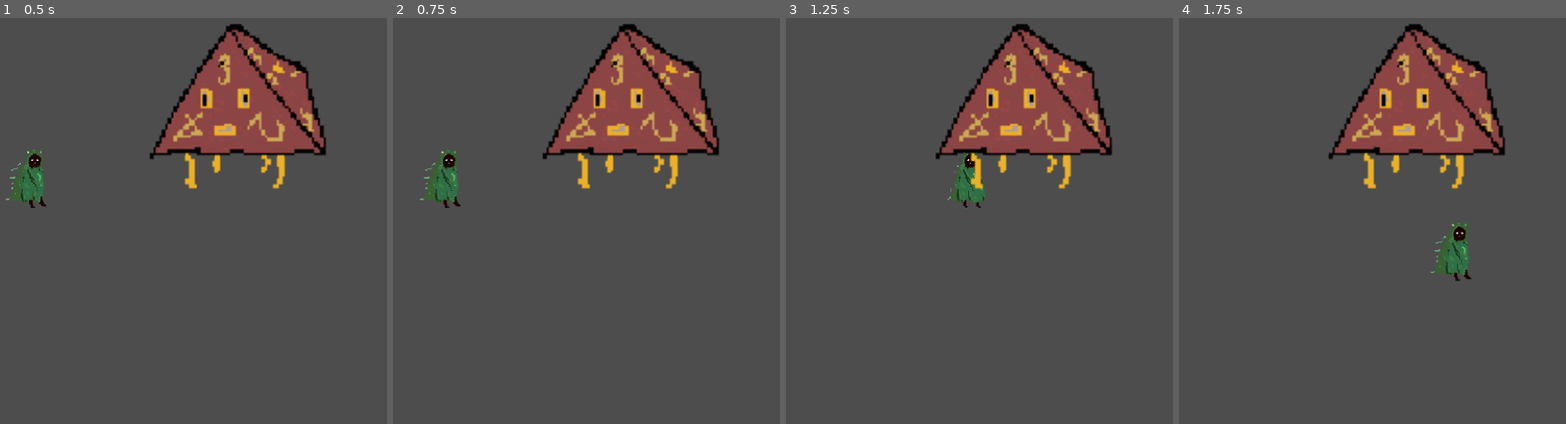
Above: before the commit, frames 1-4 (left to right).
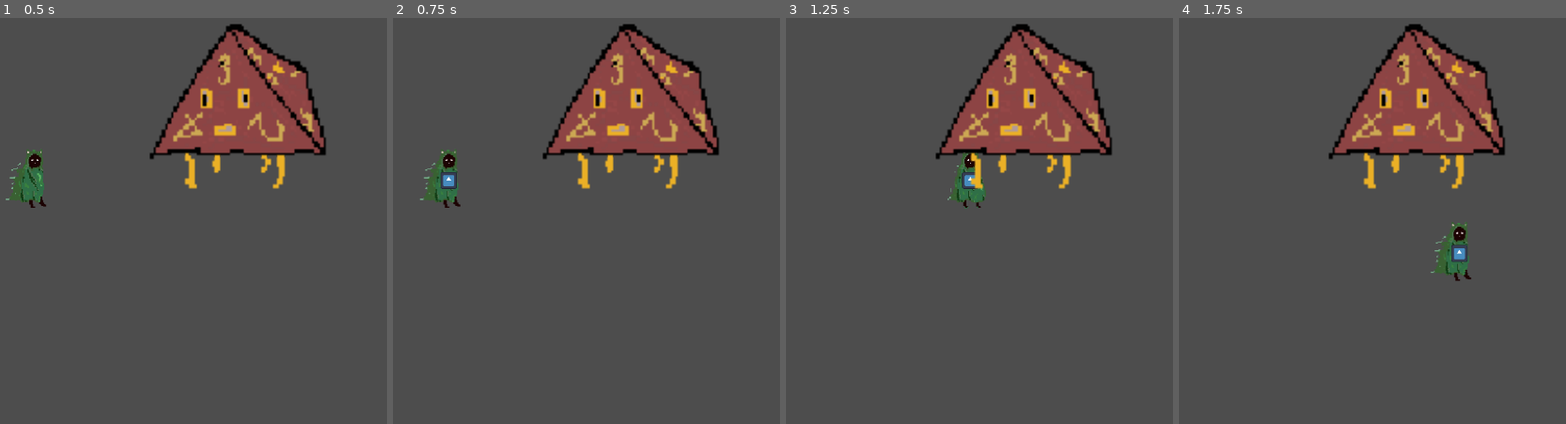
Above: after the commit, the same moments.

Repository: LD-eirish/HSCOGameFactory---DieorDice
Game: Godot game, scene res://world.tscn
The game is run twice, just before and just after one commit, with the same random seed, the same clock (stepped at 60 frames per second) and the same inputs. The engine's default icon, where the game draws it, is replaced by a stand-in: a white triangle on a blue panel in a dark square.
Inputs (mouse positions are in pixels of both pictures, inside the frame that each line leads up to):
- Up to frame 1 (0.5 s): no input
- Up to frame 2 (0.75 s): tap Enter at 0.5 s; move the mouse to (571, 192) at 0.52 s; press the mouse at (571, 192) at 0.53 s; hold D (right) from 0.53 s (still down)
- Up to frame 3 (1.25 s): keep holding D (right)
- Up to frame 4 (1.75 s): move the mouse to (outside the picture) at 1.27 s; release D (right) at 1.28 s; release the mouse at (outside the picture) at 1.28 s; hold S (down) from 1.28 s (still down); click (outside the picture) at 1.35 s

Frame 1 is identical in both runs. In frame 2, 0.2% of the frame differs, in the area x 12-17%, y 37-43%; in frame 3, 0.1%; in frame 4, 0.2%, in the area x 70-75%, y 55-61%.

Commit message:
bullets nicht fertig

Diff:
--- /dev/null
+++ b/Bullet Hell neu/bullet.gd
@@ -0,0 +1,11 @@
+extends Sprite2D
+
+#var bullet_position = get_node("res://player.gd").get_position()
+var bullet_position = get_global_position()
+var mouse_position = get_global_mouse_position()
+var direction = Vector2.ZERO
+
+#func _physics_process(delta):
+
+func _process(delta):
+	print(bullet_position)
--- /dev/null
+++ b/Bullet Hell neu/bullet.tscn
@@ -0,0 +1,7 @@
+[gd_scene load_steps=2 format=3 uid="uid://b3qmxb3domvrd"]
+
+[ext_resource type="Texture2D" uid="uid://dwhfe1lgofa8u" path="res://icon.svg" id="1_lud7m"]
+
+[node name="bullet" type="Sprite2D"]
+scale = Vector2(0.196, 0.2)
+texture = ExtResource("1_lud7m")
--- a/Bullet Hell neu/player.gd
+++ b/Bullet Hell neu/player.gd
@@ -6,13 +6,45 @@
 const max_speed = 400
 const accel = 1500 #Beschleunigung
 const friction = 600 #Reibung
-var rotation_speed = 1.5
+#var rotation_speed = 1.5
+#var bullet_speed = 1000
+
+var sprite
+
+#var bullet = preload("res://bullet.tscn")
+@onready var bullet_sprite2D = load("res://bullet.tscn")
 
 var direction = Vector2.ZERO
+var bullet_direction
 var rotation_direction = 0
 
 func _process(delta):
 	_animated_sprite.play("default")
+	#look_at(get_global_mouse_position())
+
+	if Input.is_action_pressed("fire"):
+		#var bullet_instance = bullet.instance()
+		#bullet.position = get_global_position()
+		#bullet.apply_impulse(Vector2(), Vector2(bullet_speed), 0)
+		#get_tree().get_root().add_child(bullet)
+		#var sprite = Sprite2D.new()
+		#sprite.texture = load("res://icon.svg")
+		#$Node.add_child(sprite)
+		#get_node("player").add_child(bullet)
+		var bullet_sprite = bullet_sprite2D.instantiate()
+		add_child(bullet_sprite)
+		#bullet_sprite.position = get_global_mouse_position() - bullet_sprite.global_position
+		#bullet_sprite.velocity = bullet_sprite.position * accel * delta
+		#print(bullet.global_position)
+		#print(get_global_mouse_position())
+
+
+		#bullet.set_script("bullet.gd")
+		#bullet_direction +=
+
+
+
+		#sprite.texture = load("res://icon.svg")
 
 func _physics_process(delta):
 	player_movement(delta)
--- a/Bullet Hell neu/project.godot
+++ b/Bullet Hell neu/project.godot
@@ -41,6 +41,11 @@
 , Object(InputEventKey,"resource_local_to_scene":false,"resource_name":"","device":-1,"window_id":0,"alt_pressed":false,"shift_pressed":false,"ctrl_pressed":false,"meta_pressed":false,"pressed":false,"keycode":0,"physical_keycode":4194322,"key_label":0,"unicode":0,"echo":false,"script":null)
 ]
 }
+fire={
+"deadzone": 0.5,
+"events": [Object(InputEventMouseButton,"resource_local_to_scene":false,"resource_name":"","device":-1,"window_id":0,"alt_pressed":false,"shift_pressed":false,"ctrl_pressed":false,"meta_pressed":false,"button_mask":1,"position":Vector2(121, 24),"global_position":Vector2(125, 65),"factor":1.0,"button_index":1,"canceled":false,"pressed":true,"double_click":false,"script":null)
+]
+}
 
 [rendering]
 
Not shown: 1 places in Bullet Hell neu/world.tscn that only renumber resources
